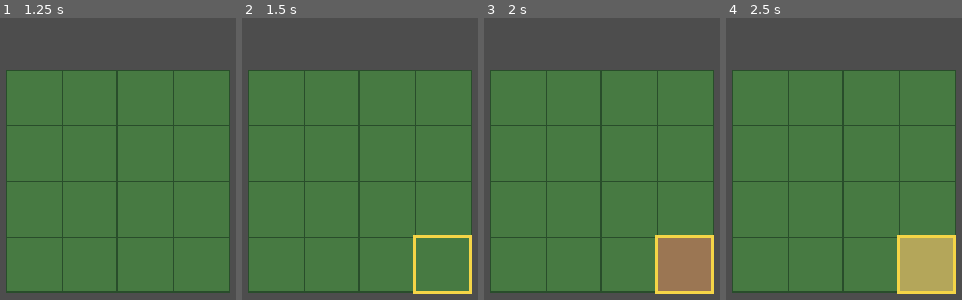
Above: before the commit, frames 1-4 (left to right).
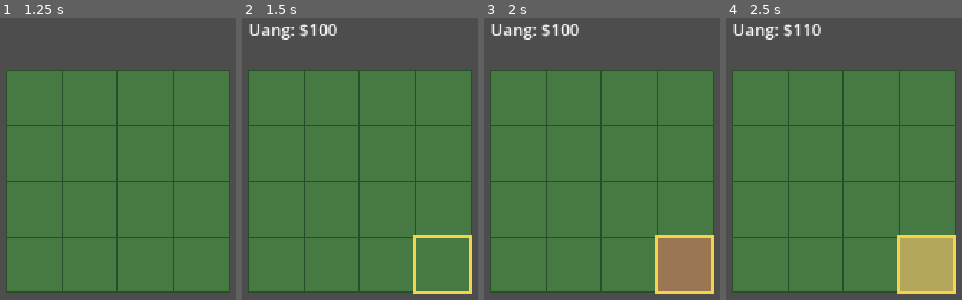
Above: after the commit, the same moments.

Repository: user-goib/TheLastHarvest
Game: Godot game, scene res://main.tscn
Same seed, same stepped clock (60 frames per second), same inputs: the game is played once before the commit and once after it.
Inputs (mouse positions are in pixels of both pictures, inside the frame that each line leads up to):
- Up to frame 1 (1.25 s): tap Enter at 0.5 s; move the mouse to (outside the picture) at 0.52 s; tap H at 0.6 s; click (outside the picture) at 0.67 s; tap Space at 0.77 s
- Up to frame 2 (1.5 s): tap Space at 1.25 s; move the mouse to (433, 249) at 1.27 s; tap H at 1.35 s; click (433, 249) at 1.42 s
- Up to frame 3 (2 s): tap Space at 1.52 s
- Up to frame 4 (2.5 s): tap Enter at 2 s; move the mouse to (outside the picture) at 2.02 s; tap P at 2.1 s; click (outside the picture) at 2.17 s; tap H at 2.3 s

Frame 1 is identical in both runs. In frame 2, 0.9% of the frame differs, in the area x 2-41%, y 2-8%; in frame 3, 0.9%; in frame 4, 0.9%.

Commit message:
Add plantation harvest and money system

Diff:
--- a/main.gd
+++ b/main.gd
@@ -8,6 +8,9 @@
 var selected_tile := Vector2i(-1, -1)
 var cleared_tiles: Array[Vector2i] = []
 var plantation_tiles: Array[Vector2i] = []
+var harvested_tiles: Array[Vector2i] = []
+var money := 100
+var income_per_plantation := 10
 
 
 func _draw() -> void:
@@ -35,9 +38,17 @@
 		var selected_position := GRID_ORIGIN + Vector2(selected_tile) * TILE_SIZE
 		var selected_rect := Rect2(selected_position, Vector2(TILE_SIZE, TILE_SIZE))
 		draw_rect(selected_rect, Color("#f5d547"), false, 4.0)
+		draw_string(ThemeDB.fallback_font, Vector2(80, 50), "Uang: $%d" % money, HORIZONTAL_ALIGNMENT_LEFT, -1, 24, Color.WHITE)
 
 func _input(event: InputEvent) -> void:
 	if event is InputEventKey:
+		if event.keycode == KEY_H and event.pressed and not event.echo:
+			if selected_tile in plantation_tiles:
+				if selected_tile not in harvested_tiles:
+					harvested_tiles.append(selected_tile)
+					money += income_per_plantation
+					queue_redraw()
+
 		if event.keycode == KEY_SPACE and event.pressed and not event.echo:
 			if selected_tile.x >= 0 and selected_tile.y >= 0:
 				if selected_tile not in cleared_tiles:
